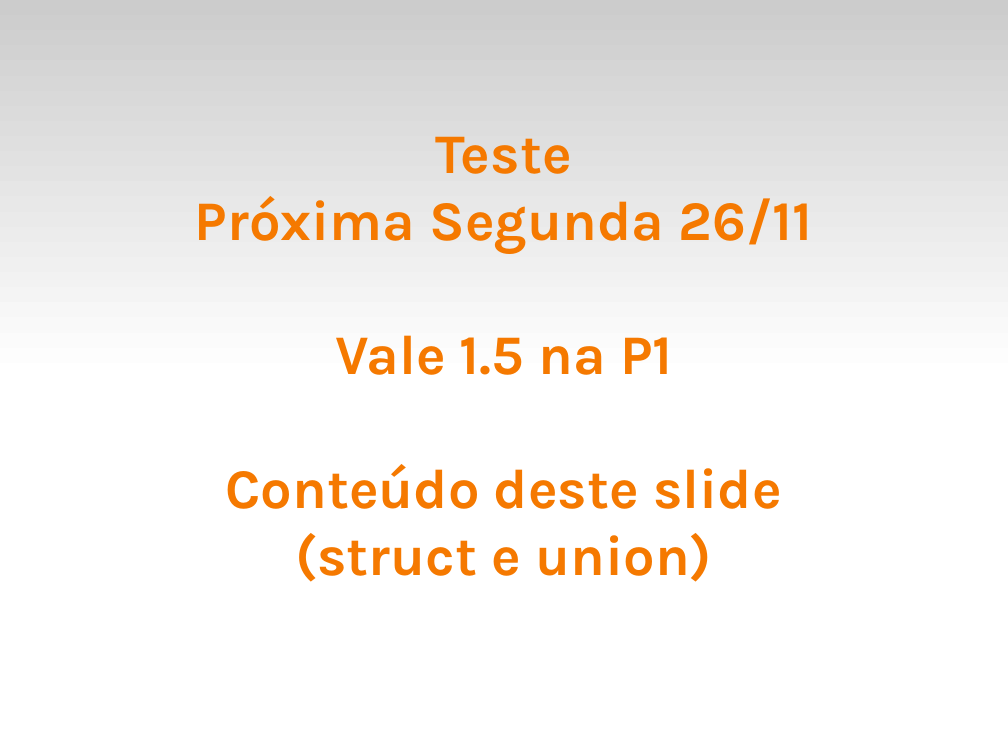
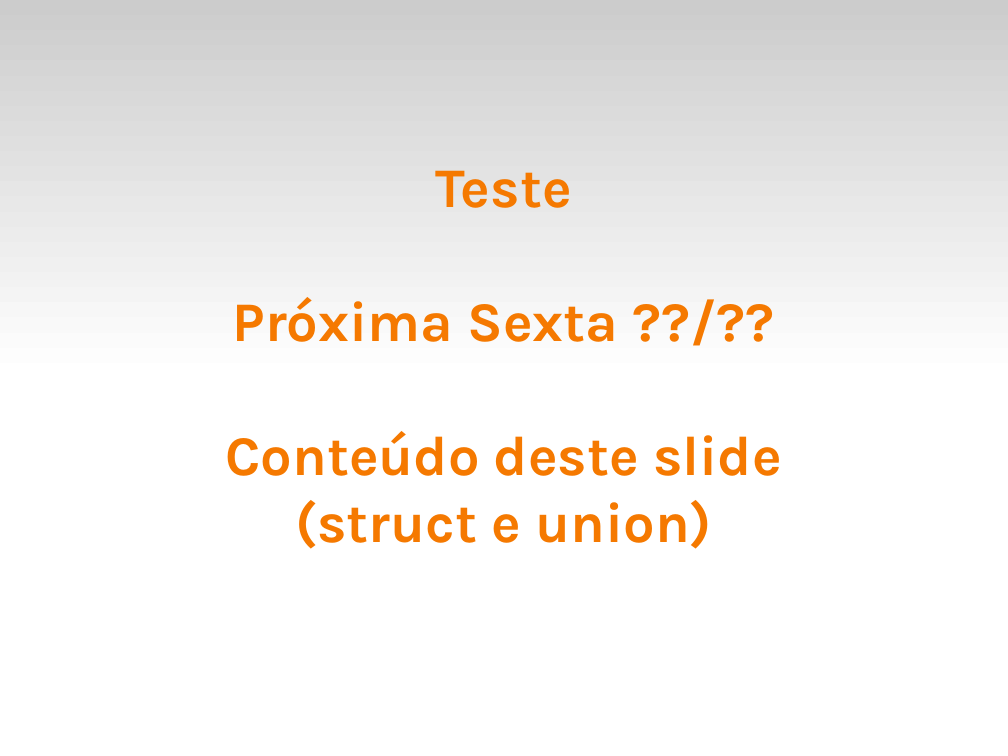
Before and after one commit to fsantanna-uerj/LP1, a slide deck: slide 20 of Slides/lp1-07-compostos.odp. Drawn at 1008x756 pixels with LibreOffice and Linux fonts; fonts in the diff are those of the drawing. Boxes give left, top, right and bottom in pixels: in the first picture for what was removed or moved away, otherwise in the second. Text is boxed around its words. In the diff, an @@ line names an element or a change of style, - is before the commit and + after.

```diff
--- a/Slides/lp1-07-compostos.odp
+++ b/Slides/lp1-07-compostos.odp
@@ title at (225, 170, 782, 549): text changed @@
-Teste
-Próxima Segunda 26/11
-Vale 1.5 na P1
-Conteúdo deste slide
-(struct e union)
+Teste
+Próxima Sexta ??/??
+Conteúdo deste slide
+(struct e union)
```
Also in this commit, not shown: 3 other files.
